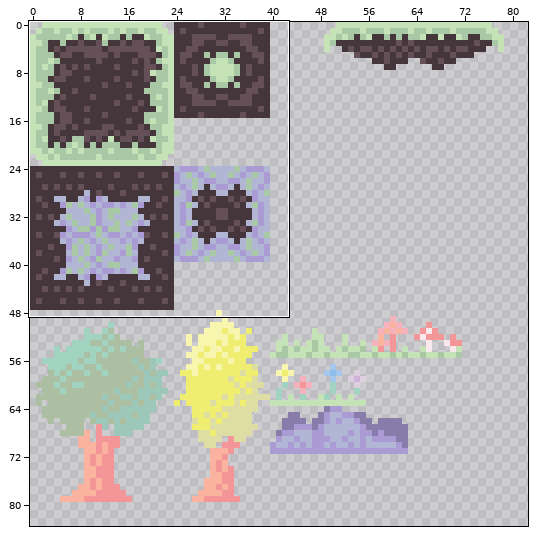
Pixel-art file, stored at assets/sprites/tilesets/stage01_tileset.aseprite. The picture above shows the old version from afar; the outline marks the close-up.
Close-up. First the earlier version:
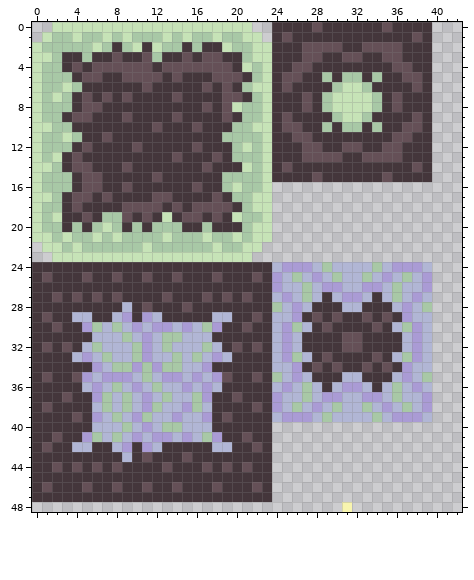
100x100 pixels, 1 frame. Shown: x 0..42, y 0..48. The wide view leaves out empty margins.
New version:
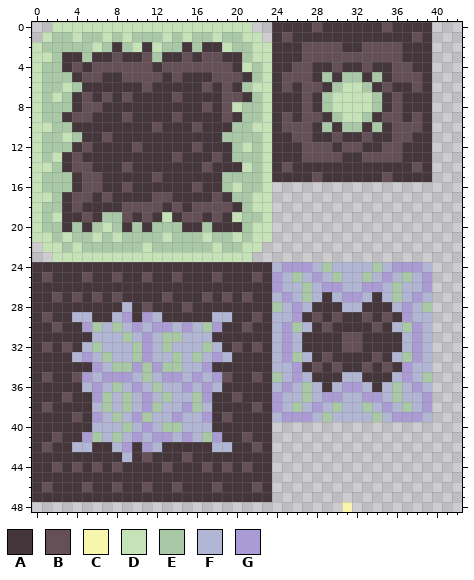
Palette (. is transparent): A #44363b  B #655057  C #f8f5af  D #c6e3b7  E #a8c8a6  F #b1b6d5  G #aa9bd5
The edit:
Colour A becomes colour B in row 3 at x 29 to 30 and 33 to 34; in row 4 at x 30 and 33; in row 5 at x 27 and 36; in row 6 at x 27 to 28 and 35; in row 9 at x 27 to 28 and 35 to 36; in row 10 at x 27 and 36.
Colour A becomes colour B in row 11 at x 30 and 33; in row 12 at x 29.
Changed places in both close-ups, as pixel boxes (x1, y1, x2, y2):
changed: (302, 52, 402, 152)
